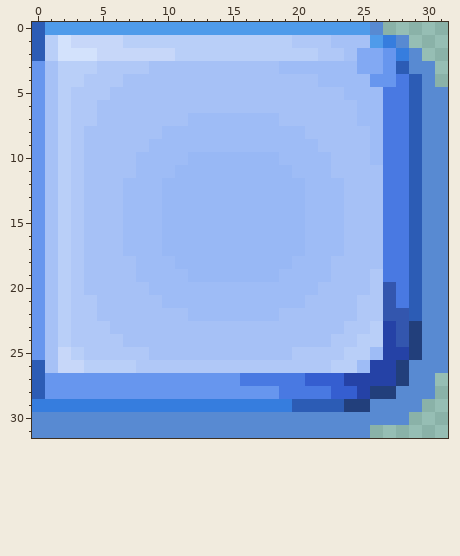
Two versions of one pixel-art sprite, textures/base/pack/gui/gui_button_right_pressed.x2.png. Above, as it was before the edit.
The file is 96x96 pixels, drawn in blocks of 3x3; one block is one cell here. Colours within 5 levels of each other are drawn and written as one.
Once edited:
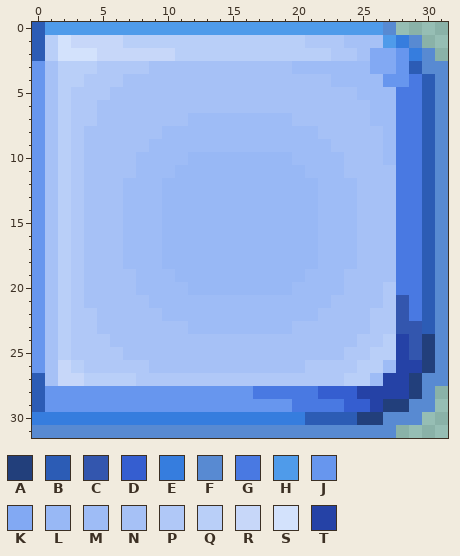
Palette (. is transparent): A #223f7b  B #2c5cb5  C #3356ae  D #355ed0  E #367dde  F #588ad2  G #4979e2  H #4f9bea  J #6796ee  K #82a9f3  L #98b8f5  M #9ebcf6  N #a6c1f6  P #b0c8f7  Q #b9cff8  R #c7d7f9  S #d3e2fc  T #2542a6
Changes in this commit:
Changed rows in their new state; - is an unchanged pixel.
first column x 0:
 0 --------------------------HF----
 1 --------------------Q--P--NHEF--
 2 ----------------------Q-PN-KJEF-
 3 -------------------N-----M-KJB-F
 4 ----------------------N---M-JGBF
 5 ------------------------N--M-GB-
 6 -------------------------N-M-GB-
 7 -------------------M-----N-M-GB-
 8 ---------------------M----NM-GB-
 9 ----------------------M---NM-GB-
10 -------------------L---M--NM-GB-
11 --------------------L--M---N-GB-
12 ---------------------L--M--N-GB-
13 ---------------------L--M--N-GB-
14 ---------------------L--M--N-GB-
15 ---------------------L--M--N-GB-
16 ---------------------L--M--N-GB-
17 ---------------------L--M--N-GB-
18 -------M--L---------LL-MM--N-GB-
19 -----------L-------LL--M--NN-GB-
20 --------M---LLLLLLLL--MM--NP-GB-
21 ----N----M-----------MM--NNPCGB-
22 ----------MM-------MMM---N-P-GB-
23 -----N------MMMMMMMM----NNPP-CB-
24 ------N----------------NNPPQTCA-
25 --QP---NN-----------NNNNPPQQ-CA-
26 J--QPPPP-NNNNNNNNNNNN--PPQQMTTA-
27 -NRRQQQQPPPPPPPPPPPPPPPPQQM-TA-F
28 -----------------GG---D---TTTA--
29 BJJJJJJJJJJJJJJJJJJJGGGGDDTAA-F-
30 EEEEEEEEEEEEEEEEEEEEEBBBBAA--F--
31 --------------------------FF----
Boxes around the changes in both pictures, in picture pixels (x1, y1, x2, y2):
changed: (32, 22, 448, 438)
